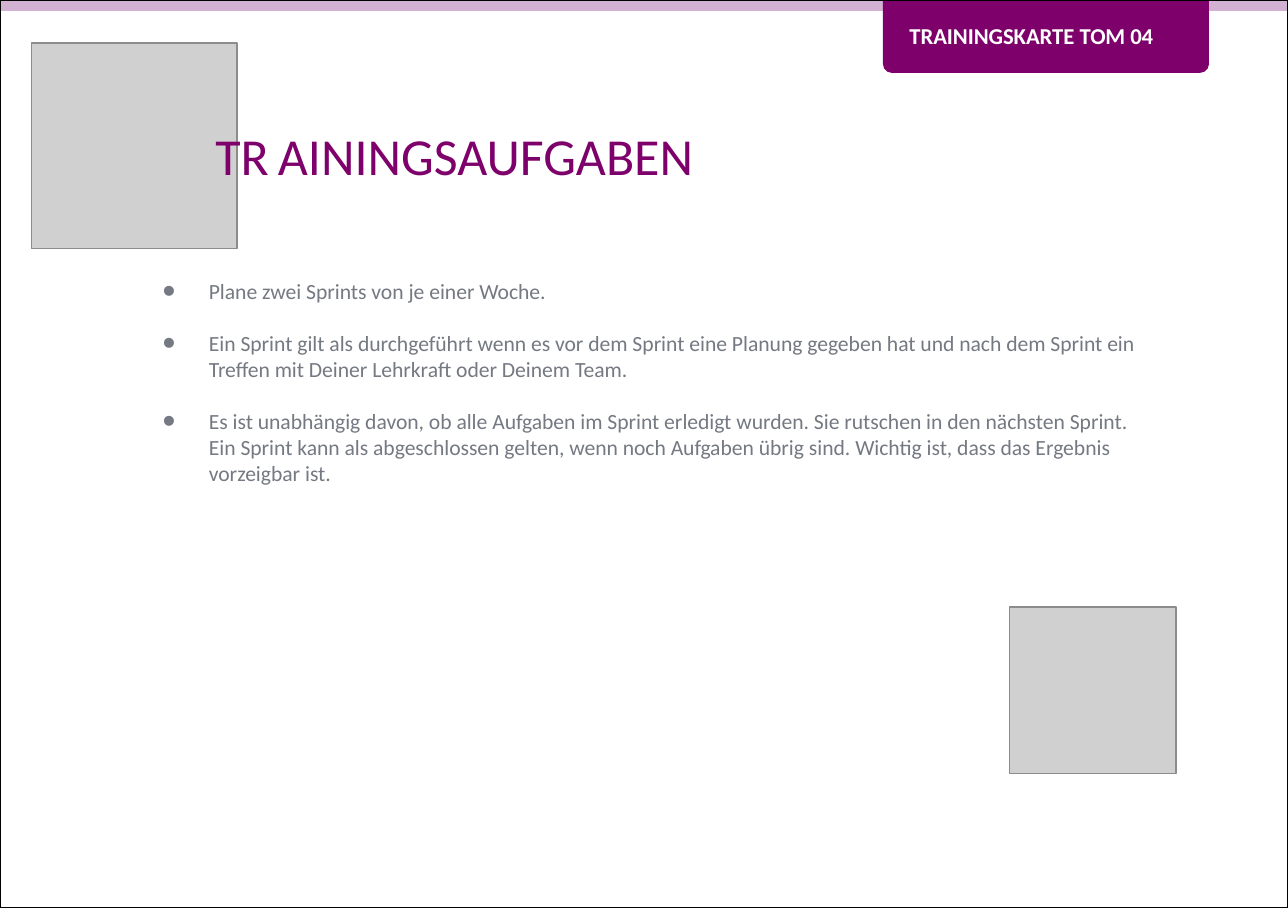
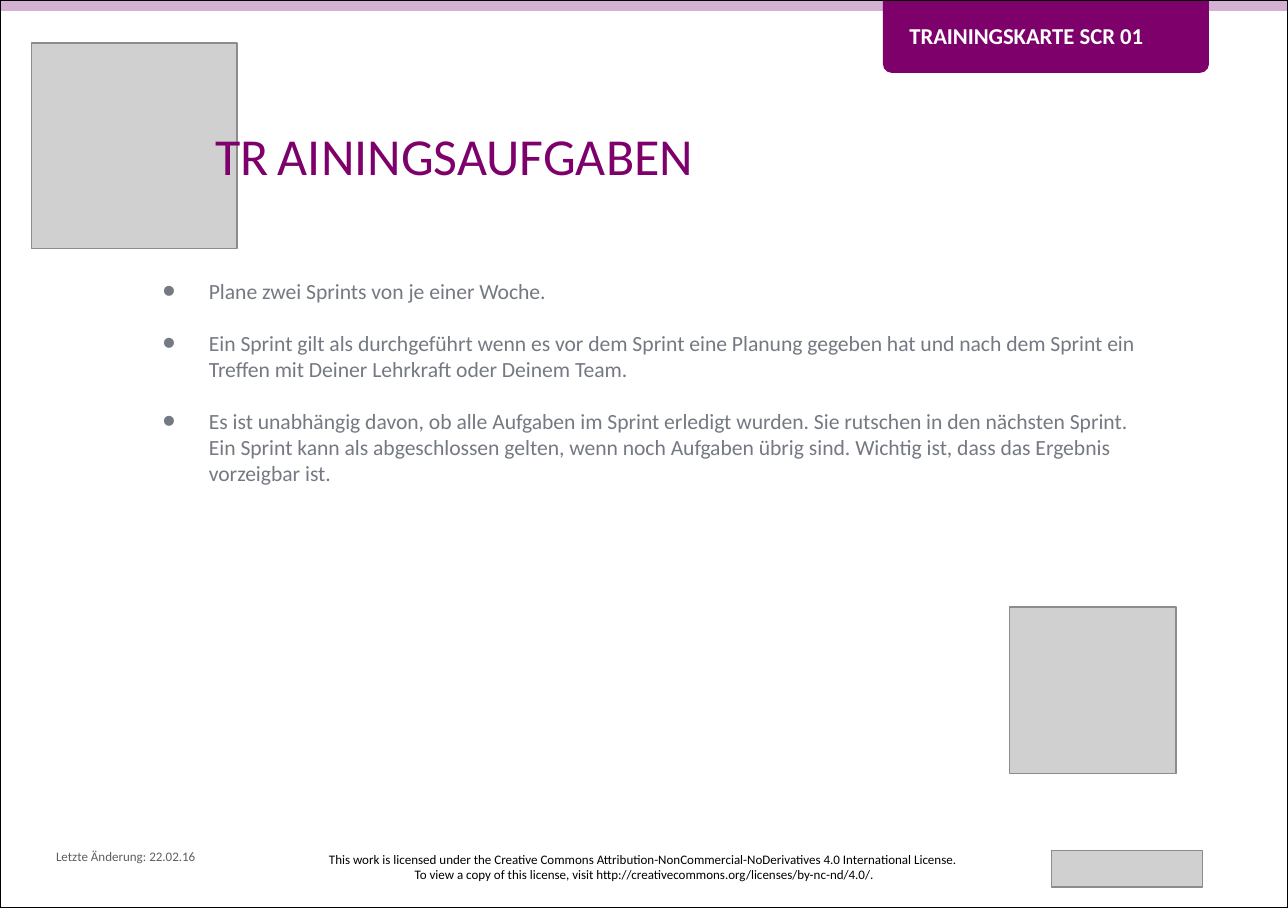
Before and after one commit to Teamtool/training-materials, a slide deck: slide 2 of training-cards/music moves/Scrum (SCR)/ger/apprentice/ger_SCR_01_Dauerlauf_mit_Sprints_MM_A.pptx. Drawn at 1288x908 pixels with LibreOffice and Linux fonts; fonts in the diff are those of the drawing; grey boxes stand for pictures. Boxes give left, top, right and bottom in pixels: in the first picture for what was removed or moved away, otherwise in the second. Text is boxed around its words. In the diff, an @@ line names an element or a change of style, - is before the commit and + after.

```diff
--- a/training-cards/music moves/Scrum (SCR)/ger/apprentice/ger_SCR_01_Dauerlauf_mit_Sprints_MM_A.pptx
+++ b/training-cards/music moves/Scrum (SCR)/ger/apprentice/ger_SCR_01_Dauerlauf_mit_Sprints_MM_A.pptx
@@ text at [909, 29, 1143, 44]: text changed @@
-TRAININGSKARTE TOM 04
+TRAININGSKARTE SCR 01
@@ text added at [56, 850, 195, 863], 6 pt, text #5D5E5F @@
+Letzte Änderung: 22.02.16
@@ text added at [329, 855, 956, 882], 6 pt, text #000000 @@
+This work is licensed under the Creative Commons Attribution-NonCommercial-NoDerivatives 4.0 International License.
+To view a copy of this license, visit http://creativecommons.org/licenses/by-nc-nd/4.0/.
@@ picture added at [1051, 850, 1202, 886] @@
```
Also in this commit, not shown: 6 other files.
